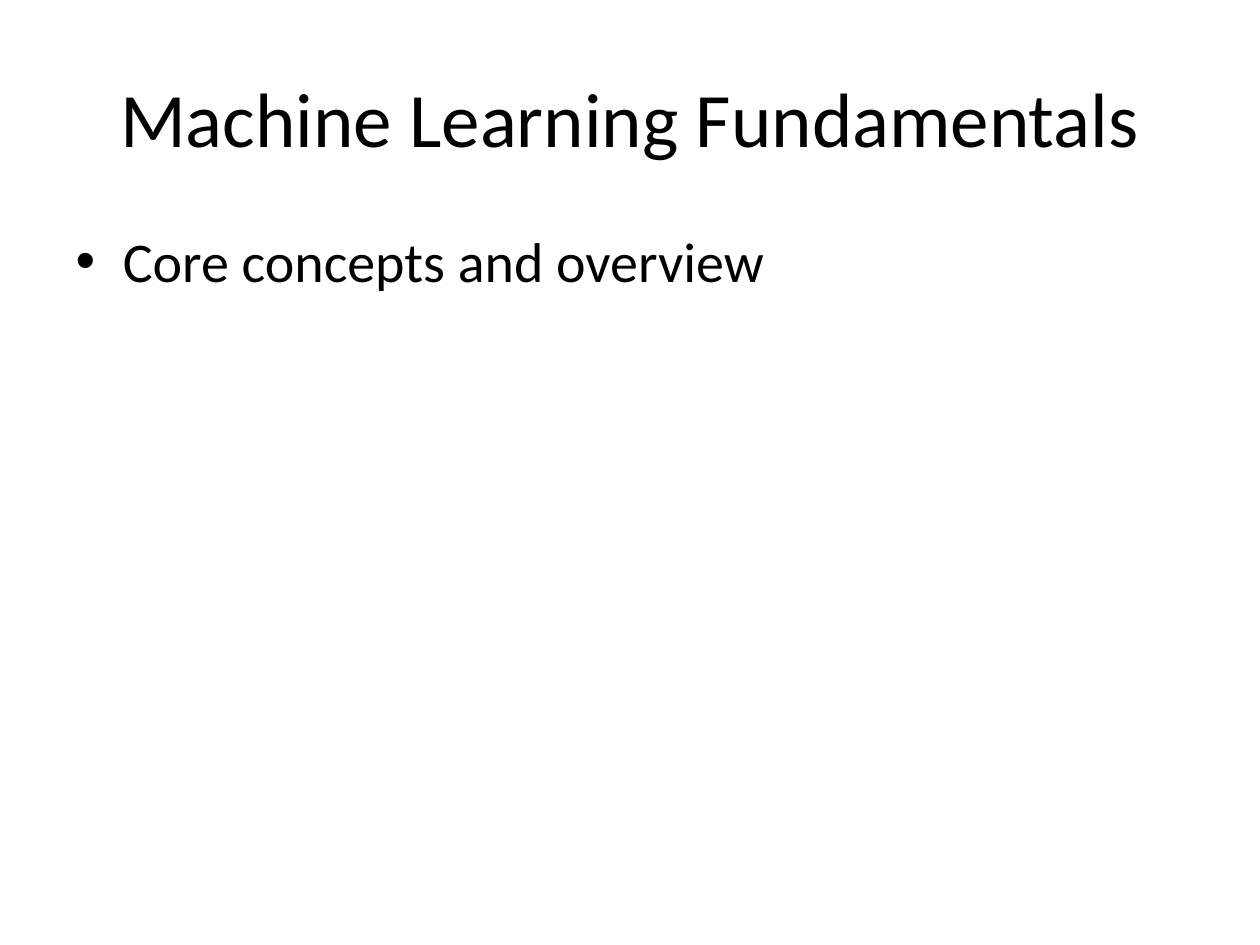
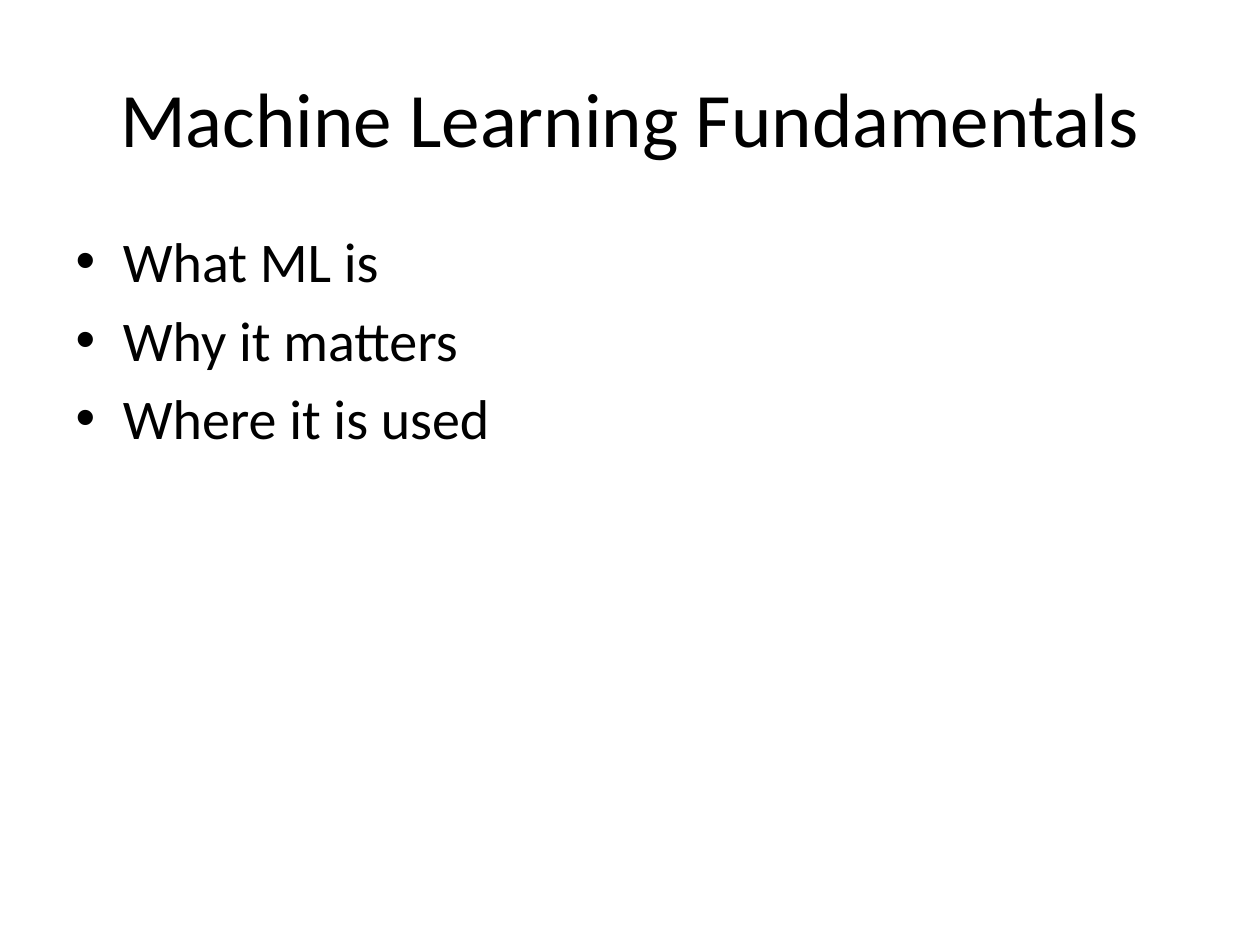
Before and after one commit to mohammadarmaankhan1-boop/my_project, a slide deck: slide 1 of ml_fundamentals.pptx. Drawn at 1260x945 pixels with LibreOffice and Linux fonts; fonts in the diff are those of the drawing. Boxes give left, top, right and bottom in pixels: in the first picture for what was removed or moved away, otherwise in the second. Text is boxed around its words. In the diff, an @@ line names an element or a change of style, - is before the commit and + after.

Commit message:
Generate ML fundamentals presentation

```diff
--- a/ml_fundamentals.pptx
+++ b/ml_fundamentals.pptx
@@ text at [123, 243, 490, 440]: text changed @@
-• Core concepts and overview
+• What ML is
+• Why it matters
+• Where it is used
```
Also in this commit, not shown: 7 other slides changed, 2 slides added, 2 slides removed.
